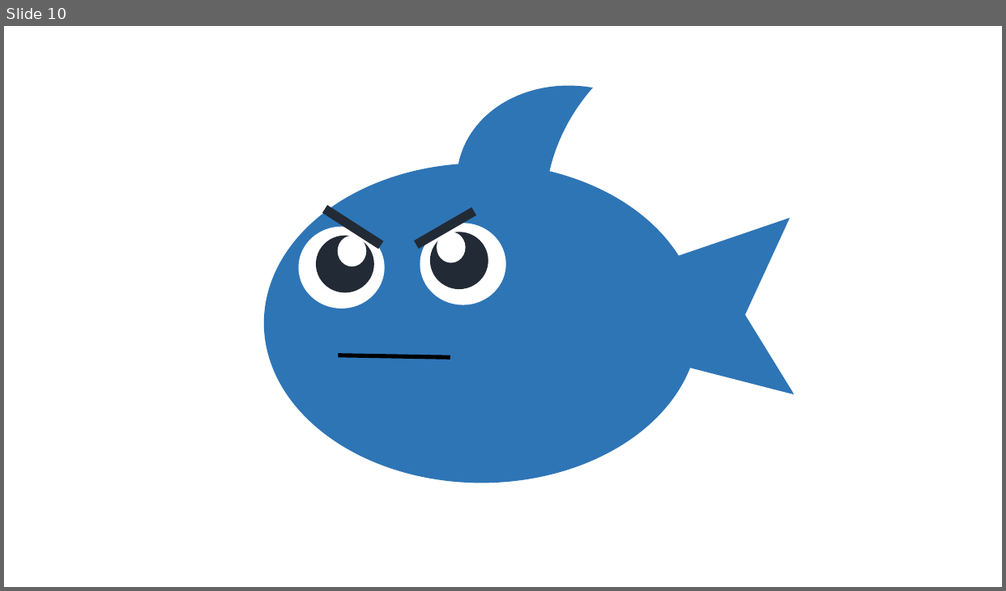
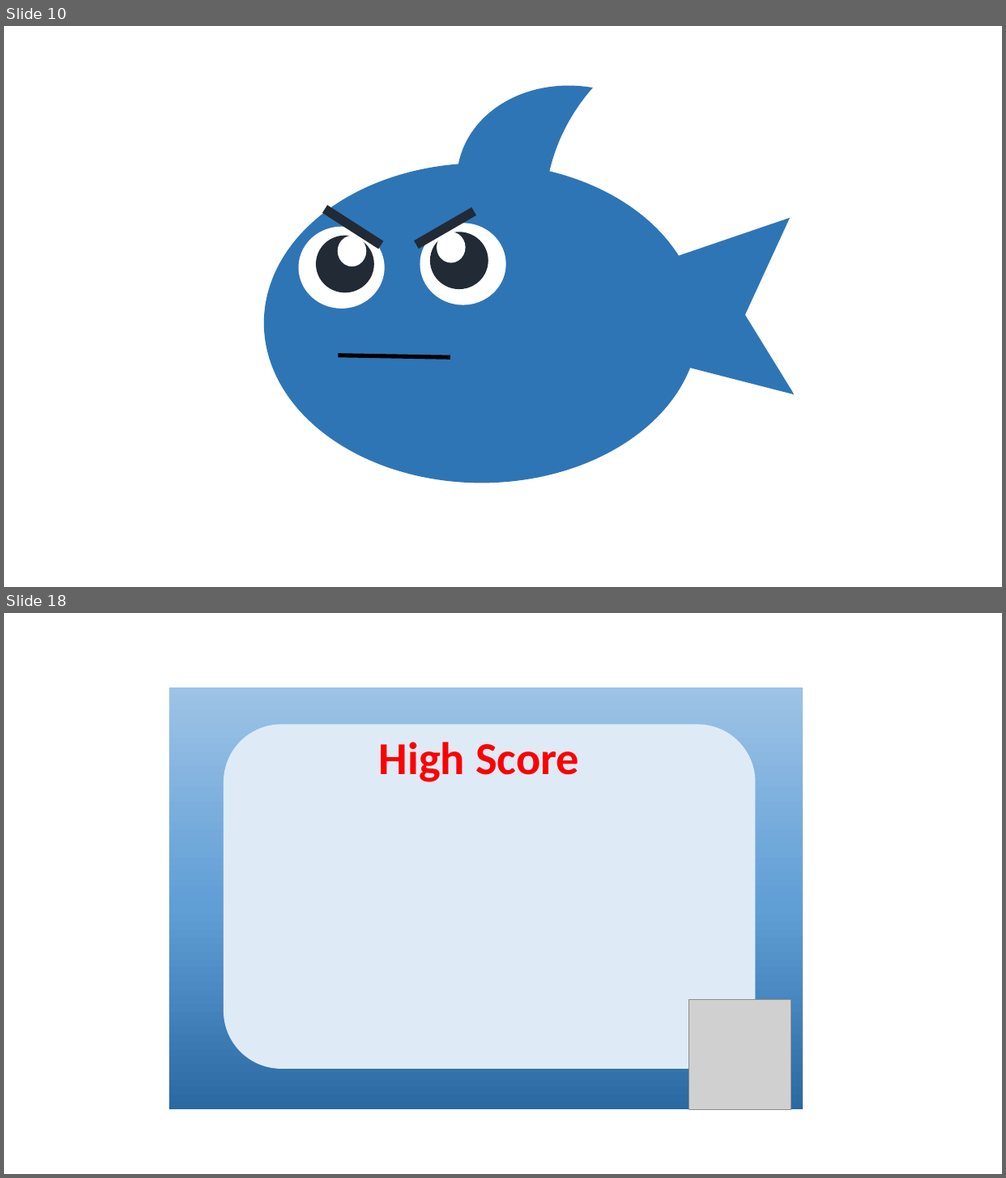
Before and after one commit to hailey-K/MonoGame-Flappy-Fish-, a slide deck: FlappyFish/image.pptx. Shown one above the other, each under a label of ours: slide 10 before the commit, slides 10 and 18 after it; the slides between them are not shown. The pictures are 1006x591 and 1006x1178 pixels, drawn with LibreOffice and Linux fonts; fonts in the diff are those of the drawing; grey boxes stand for pictures. Boxes give left, top, right and bottom in pixels: in the first picture for what was removed or moved away, otherwise in the second. Text is boxed around its words. In the diff, an @@ line names an element or a change of style, - is before the commit and + after.

Commit message:
Menu modified with images, file stream for  high score

```diff
--- a/FlappyFish/image.pptx
+++ b/FlappyFish/image.pptx
@@ slide 18 added at box(4, 613, 1002, 1174), background #FFFFFF @@
@@ rectangle added at box(169, 688, 803, 1110), fill gradient #2A69A2 to #609ED6 to #9DC3E6 @@
@@ rounded rectangle added at box(224, 725, 755, 1068), fill #DEEBF7, outline #DEEBF7 1 pt @@
@@ text added at box(379, 742, 579, 782), 44 pt, text #FF0000, bold @@
+High Score
@@ picture added at box(689, 1000, 791, 1110) @@
```
Also in this commit, not shown: 1 slide changed, 6 other slides added, 42 other files.
